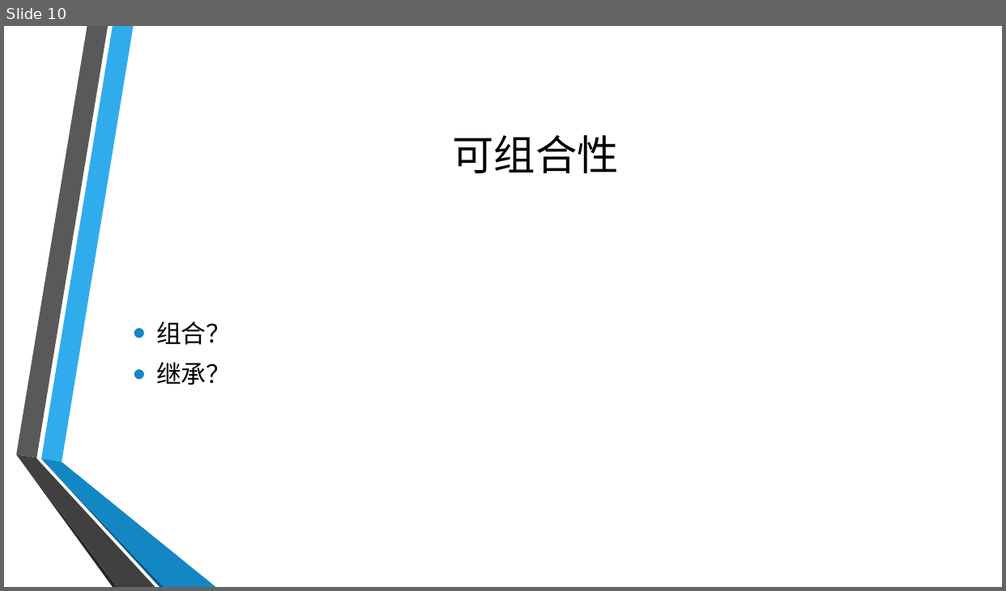
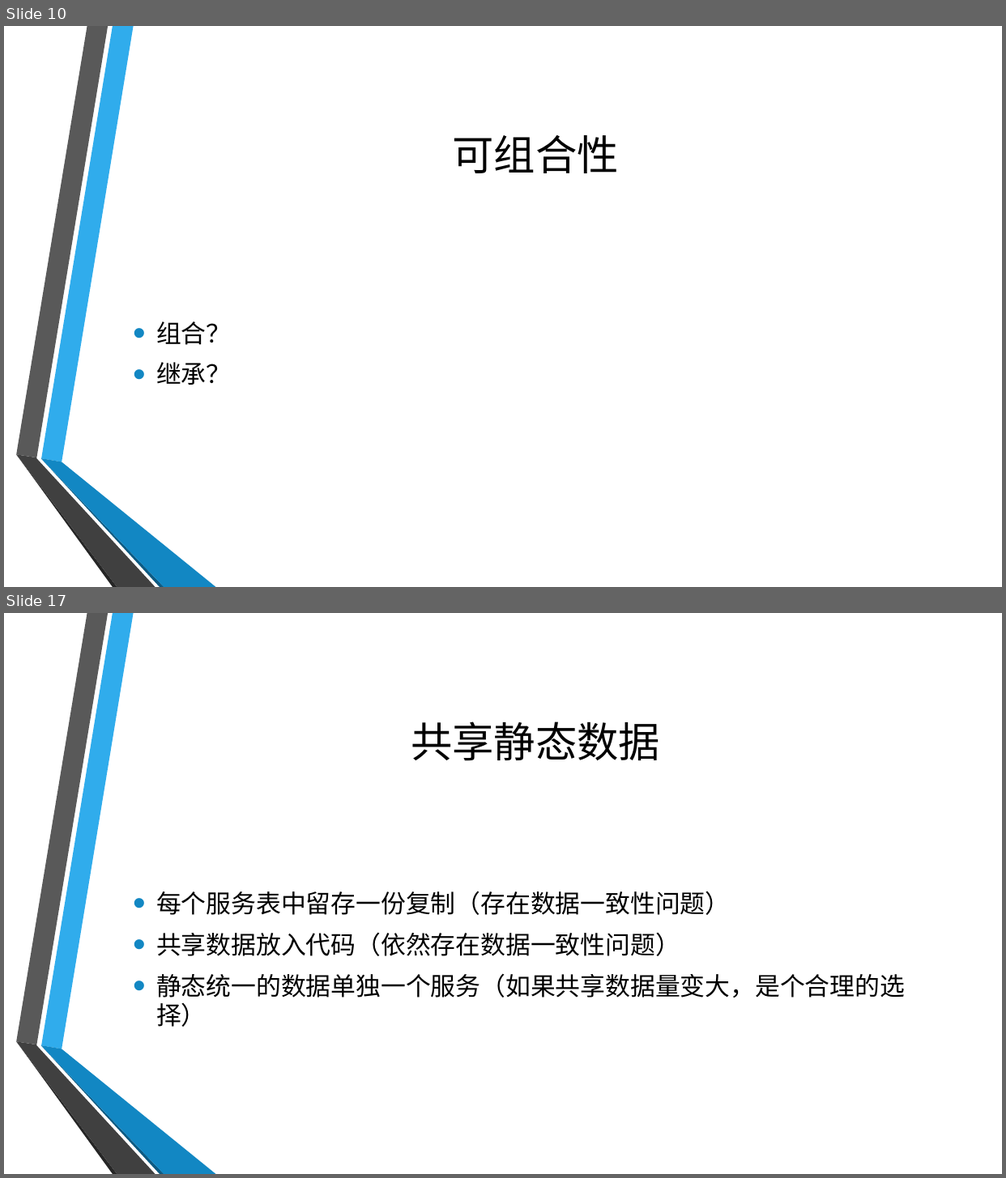
Before and after one commit to GloryXu/spring-cloud, a slide deck: Micro Service.pptx. Shown one above the other, each under a label of ours: slide 10 before the commit, slides 10 and 17 after it; the slides between them are not shown. The pictures are 1006x591 and 1006x1178 pixels, drawn with LibreOffice and Linux fonts; fonts in the diff are those of the drawing; background and template pictures are left out. Boxes give left, top, right and bottom in pixels: in the first picture for what was removed or moved away, otherwise in the second. Text is boxed around its words. In the diff, an @@ line names an element or a change of style, - is before the commit and + after.

```diff
--- a/Micro Service.pptx
+++ b/Micro Service.pptx
@@ slide 17 added at bbox=[4, 613, 1002, 1174], background picture (left out); not listed: 6 template elements that a slide beside it also shows @@
@@ title added at bbox=[411, 722, 660, 761], 40 pt, text #000000 @@
+共享静态数据
@@ text added at bbox=[156, 891, 905, 1027], 24 pt, text #000000 @@
+• 每个服务表中留存一份复制（存在数据一致性问题）
+• 共享数据放入代码（依然存在数据一致性问题）
+• 静态统一的数据单独一个服务（如果共享数据量变大，是个合理的选择）
```
Also in this commit, not shown: 12 other slides added, 2 other files.
